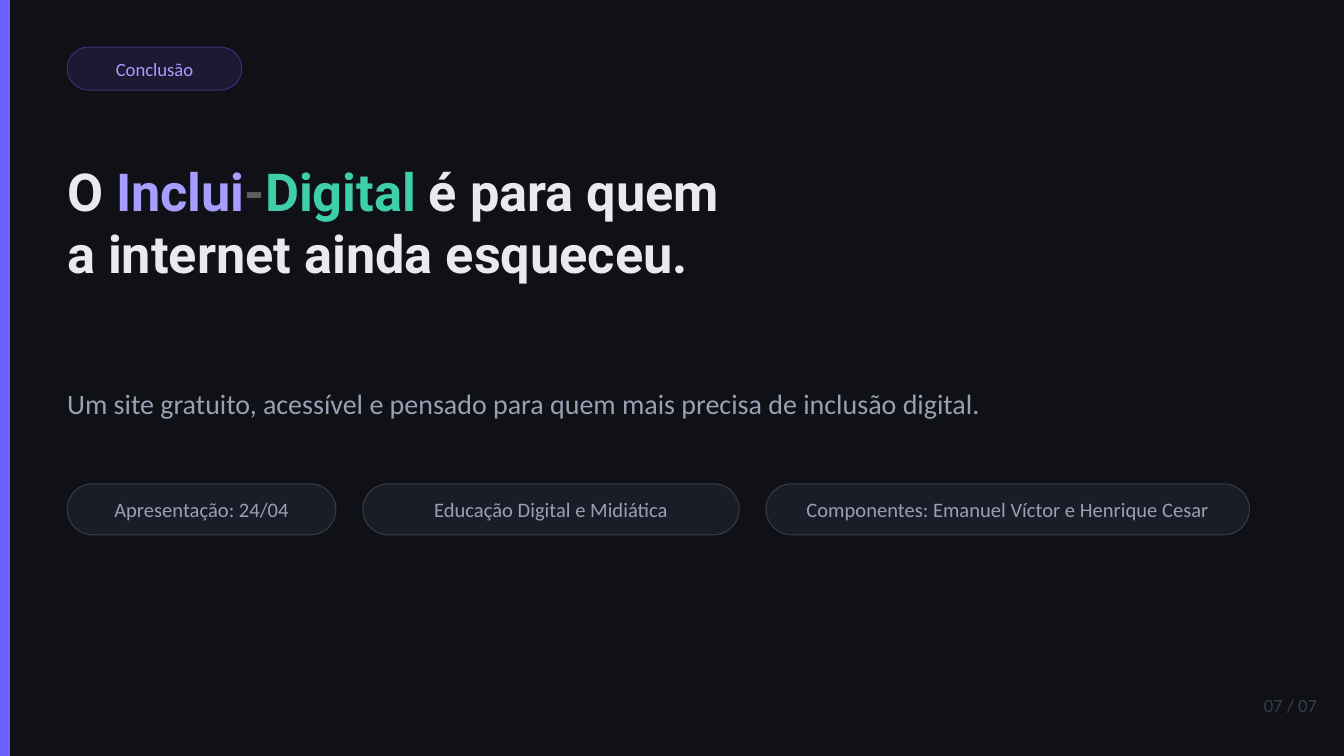
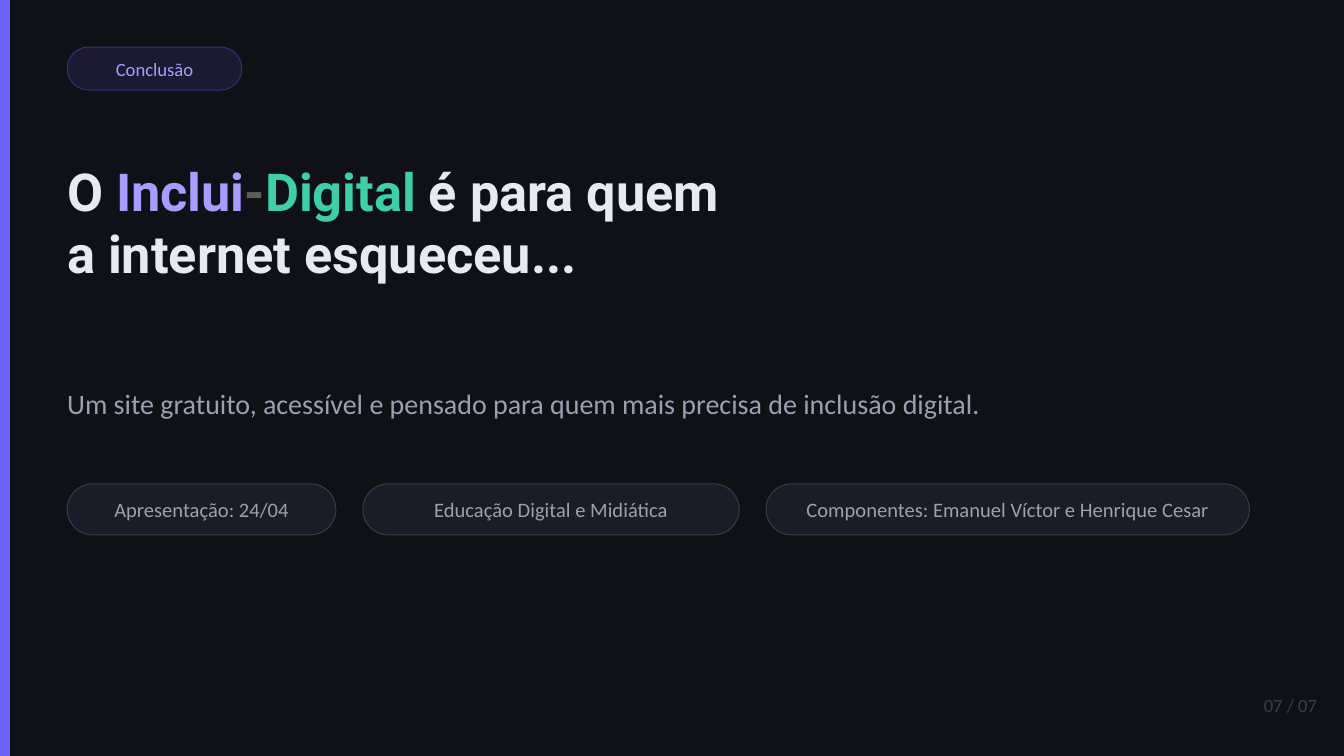
Before and after one commit to emanuelgdvf/emanuelgdvf03, a slide deck: slide 7 of Inclui-Digital.pptx. Drawn at 1344x756 pixels with LibreOffice and Linux fonts; fonts in the diff are those of the drawing. Boxes give left, top, right and bottom in pixels: in the first picture for what was removed or moved away, otherwise in the second. Text is boxed around its words. In the diff, an @@ line names an element or a change of style, - is before the commit and + after.

```diff
--- a/Inclui-Digital.pptx
+++ b/Inclui-Digital.pptx
@@ text at <box>67,234,576,284</box>: text changed @@
-a internet ainda esqueceu.
+a internet esqueceu...
```
Also in this commit, not shown: 4 other slides changed, 2 other files.
